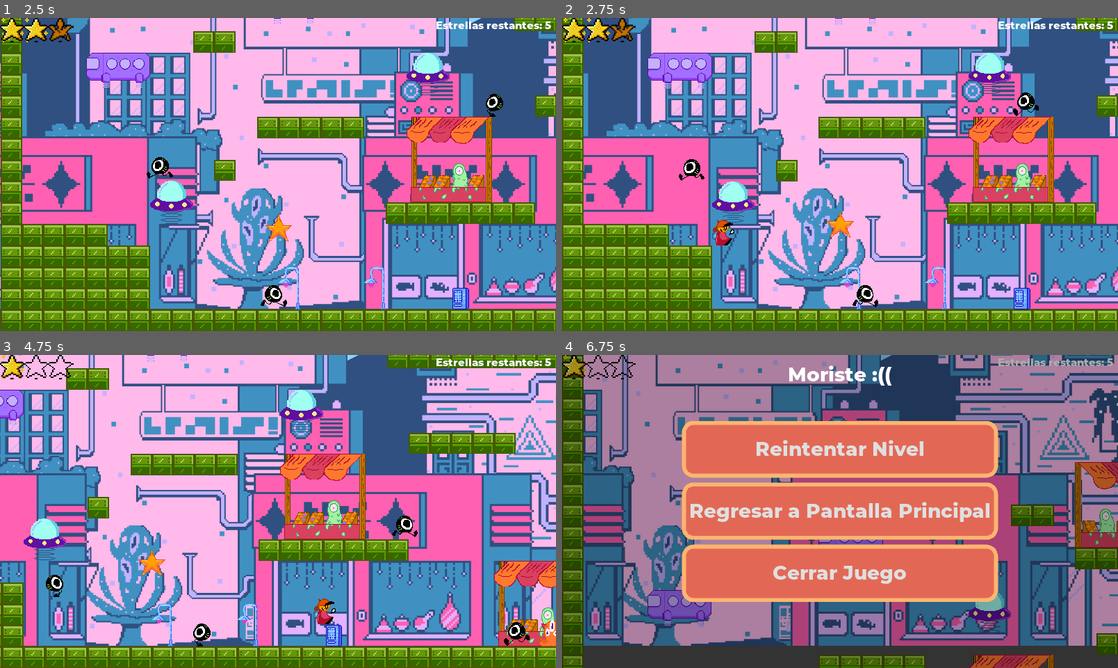
Above: before the commit, frames 1-4 (two rows, left to right).
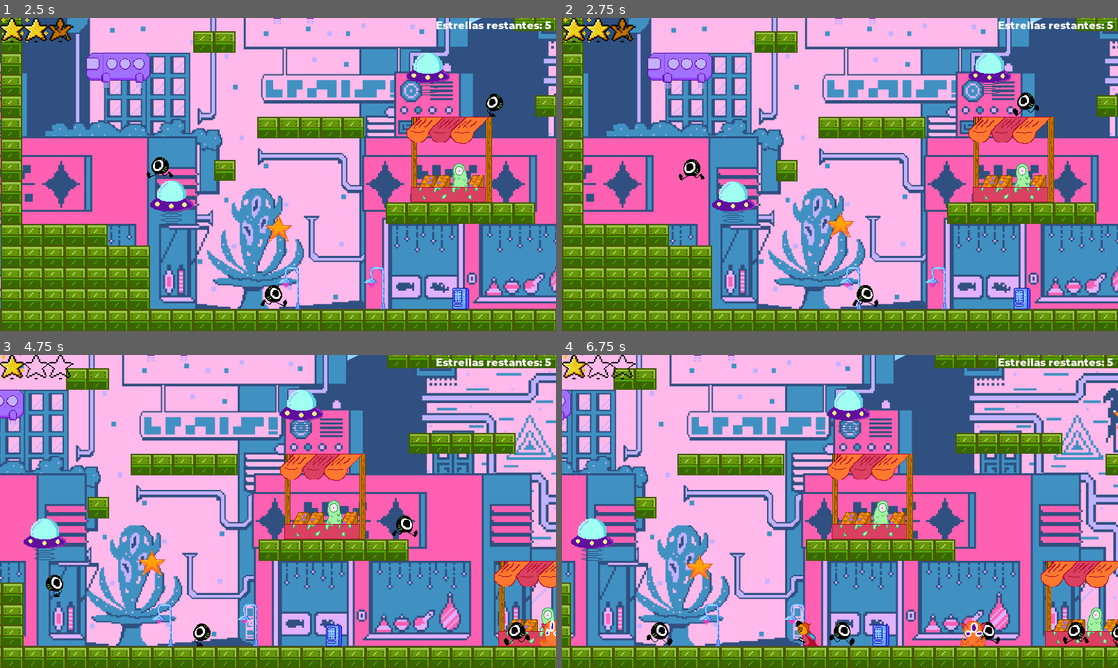
Above: after the commit, the same moments.

Repository: Six-Moons/GGJ21
Game: Godot game, scene res://src/Levels/Vale 2.tscn
Two runs of this game, one before a commit and one after it. Both use one fixed random seed, a clock stepped at 60 frames per second and the inputs below. This scene is started directly instead of the project's main scene.
Inputs:
- Up to frame 1 (2.5 s): tap Enter (pause) at 0.5 s; hold D (move_right) 0.53-1.25 s; tap W (jump) at 0.77, 2.27 s; click "Reintentar Nivel" at 1.25 s; hold D (move_right) from 2.03 s (still down)
- Up to frame 2 (2.75 s): keep holding D (move_right)
- Up to frame 3 (4.75 s): release D (move_right) at 2.78 s; hold A (move_left) 2.78-3.53 s; hold D (move_right) from 3.53 s (still down); tap W (jump) at 3.77, 4.52 s
- Up to frame 4 (6.75 s): release D (move_right) at 5.03 s; hold A (move_left) 5.03-5.78 s; tap W (jump) at 5.27 s; hold D (move_right) 5.78-6.53 s; hold A (move_left) from 6.53 s (still down)

Frame 1 is identical in both runs. In frame 2, 0.2% of the frame differs, in the area x 27-31%, y 64-73%; in frame 3, 0.2%; in frame 4, 98%, in the area x 0-100%, y 0-100%.

Commit message:
Player Hurt animation impproved

Diff:
--- a/assets/ui_theme.tres
+++ b/assets/ui_theme.tres
@@ -3,7 +3,6 @@
 [ext_resource path="res://assets/font_default.tres" type="DynamicFont" id=1]
 [ext_resource path="res://assets/toldo/theme/button_normal.tres" type="StyleBox" id=2]
 [ext_resource path="res://assets/toldo/theme/button_pressed.tres" type="StyleBox" id=3]
-
 
 [resource]
 default_font = ExtResource( 1 )
--- a/src/Actors/Player.gd
+++ b/src/Actors/Player.gd
@@ -3,8 +3,9 @@
 signal hit
 
 export var stomp_impulse: = 600.0
-export var lives := 2
+export var lives := 3
 var hurt := false
+var curr_animation = "Idle"
 
 func _ready():
 	speed = Vector2(365, 730)
@@ -14,13 +15,14 @@
 	_velocity = calculate_stomp_velocity(_velocity, stomp_impulse)
 
 func _on_EnemyDetector_body_entered(body: PhysicsBody2D) -> void:
-	if !body.is_dead():
-		emit_signal("hit", lives)
+	if !body.is_dead() and !hurt:
+		$AnimationPlayer.play("Hurt")
 		if lives > 0:
 			lives -= 1
 			hurt = true
 		else:
 			die()
+		emit_signal("hit", lives)
 
 func _physics_process(delta: float) -> void:
 	var is_jump_interrupted: = Input.is_action_just_released("jump") and _velocity.y < 0.0
@@ -31,24 +33,23 @@
 	_velocity = move_and_slide_with_snap(
 		_velocity, snap, FLOOR_NORMAL, true
 	)
-	if hurt:
-		$AnimationPlayer.play("Hurt_right")
-		hurt = false
-	elif is_on_floor():
+
+	if is_on_floor():
 		if direction.x != 0:
 			if direction.x < 0:
 				$Sprite.set_flip_h( true )
 			else:
 				$Sprite.set_flip_h( false )
-
-			$AnimationPlayer.play("Run_right")
+			curr_animation = "Run"
 		else:
-			$AnimationPlayer.play("Idle_right")
+			curr_animation = "Idle"
 	else:
 		if _velocity.y < 0:
-			$AnimationPlayer.play("Jump_right")
+			curr_animation = "Jump"
 		else:
-			$AnimationPlayer.play("Fall")
+			curr_animation = "Fall"
+	if !hurt:
+		$AnimationPlayer.play(curr_animation)
 
 func get_direction() -> Vector2:
 	return Vector2(
@@ -70,12 +71,15 @@
 		velocity.y = 0.0
 	return velocity
 
-
 func calculate_stomp_velocity(linear_velocity: Vector2, stomp_impulse: float) -> Vector2:
 	var stomp_jump: = -speed.y if Input.is_action_pressed("jump") else -stomp_impulse
 	return Vector2(linear_velocity.x, stomp_jump)
 
-
 func die() -> void:
 	PlayerData.deaths += 1
 	queue_free()
+
+func _on_AnimationPlayer_animation_finished(anim_name):
+	if anim_name == "Hurt":
+		hurt = false
+	pass # Replace with function body.
--- a/src/Actors/Player.tscn
+++ b/src/Actors/Player.tscn
@@ -31,6 +31,7 @@
 }
 
 [sub_resource type="Animation" id=5]
+resource_name = "Hurt"
 length = 0.6
 tracks/0/type = "value"
 tracks/0/path = NodePath("Sprite:frame")
@@ -39,13 +40,26 @@
 tracks/0/imported = false
 tracks/0/enabled = true
 tracks/0/keys = {
+"times": PoolRealArray( 0.3 ),
+"transitions": PoolRealArray( 1 ),
+"update": 1,
+"values": [ 0 ]
+}
+tracks/1/type = "value"
+tracks/1/path = NodePath("Sprite:visible")
+tracks/1/interp = 1
+tracks/1/loop_wrap = true
+tracks/1/imported = false
+tracks/1/enabled = true
+tracks/1/keys = {
 "times": PoolRealArray( 0, 0.1, 0.2, 0.3, 0.4, 0.5 ),
 "transitions": PoolRealArray( 1, 1, 1, 1, 1, 1 ),
 "update": 1,
-"values": [ 1, 0, 1, 0, 1, 0 ]
+"values": [ false, true, false, true, false, true ]
 }
 
 [sub_resource type="Animation" id=6]
+resource_name = "Idle"
 length = 0.6
 loop = true
 tracks/0/type = "value"
@@ -62,6 +76,7 @@
 }
 
 [sub_resource type="Animation" id=7]
+resource_name = "Jump"
 length = 0.6
 loop = true
 tracks/0/type = "value"
@@ -78,6 +93,7 @@
 }
 
 [sub_resource type="Animation" id=8]
+resource_name = "Run"
 length = 0.6
 loop = true
 tracks/0/type = "value"
@@ -120,7 +136,7 @@
 offset = Vector2( 0, -20 )
 vframes = 5
 hframes = 3
-frame = 1
+frame = 4
 
 [node name="LightOccluder2D" type="LightOccluder2D" parent="Sprite"]
 position = Vector2( 2, -20 )
@@ -147,11 +163,13 @@
 shape = SubResource( 3 )
 
 [node name="AnimationPlayer" type="AnimationPlayer" parent="."]
-autoplay = "Idle_right"
+autoplay = "Idle"
+method_call_mode = 1
 anims/Fall = SubResource( 4 )
-anims/Hurt_right = SubResource( 5 )
-anims/Idle_right = SubResource( 6 )
-anims/Jump_right = SubResource( 7 )
-anims/Run_right = SubResource( 8 )
+anims/Hurt = SubResource( 5 )
+anims/Idle = SubResource( 6 )
+anims/Jump = SubResource( 7 )
+anims/Run = SubResource( 8 )
 [connection signal="body_entered" from="EnemyDetector" to="." method="_on_EnemyDetector_body_entered"]
 [connection signal="area_entered" from="StompDetector" to="." method="_on_StompDetector_area_entered"]
+[connection signal="animation_finished" from="AnimationPlayer" to="." method="_on_AnimationPlayer_animation_finished"]
--- a/src/Objects/Star.tscn
+++ b/src/Objects/Star.tscn
@@ -87,6 +87,7 @@
 }
 
 [node name="Sprite" type="Sprite" parent="."]
+position = Vector2( 0, -7 )
 texture = ExtResource( 2 )
 
 [node name="LightOccluder2D" type="LightOccluder2D" parent="Sprite"]
--- a/src/UserInterface/Buttons/QuitButton.gd
+++ b/src/UserInterface/Buttons/QuitButton.gd
@@ -1,5 +1,4 @@
 extends Button
-
 
 func _on_button_up() -> void:
 	get_tree().quit()
--- a/src/UserInterface/Buttons/RetryButton.gd
+++ b/src/UserInterface/Buttons/RetryButton.gd
@@ -1,5 +1,4 @@
 extends Button
-
 
 func _on_button_up() -> void:
 	PlayerData.stars = 5
--- a/src/UserInterface/UserInterface.gd
+++ b/src/UserInterface/UserInterface.gd
@@ -1,5 +1,4 @@
 extends Node
-
 
 onready var scene_tree: SceneTree = get_tree()
 onready var score_label: Label = $Score
@@ -11,38 +10,31 @@
 
 var paused: = false setget set_paused
 
-
 func _ready() -> void:
 	PlayerData.connect("updated", self, "update_interface")
 	PlayerData.connect("died", self, "_on_Player_died")
 	PlayerData.connect("reset", self, "_on_Player_reset")
 	update_interface()
 
-
 func _on_Player_died() -> void:
 	self.paused = true
 	title_label.text = MESSAGE_DIED
 
-
 func _on_Player_reset() -> void:
 	self.paused = false
-
 
 func _unhandled_input(event: InputEvent) -> void:
 	if event.is_action_pressed("pause") and title_label.text != MESSAGE_DIED:
 		self.paused = not self.paused
 
-
 func update_interface() -> void:
 	score_label.text = "Estrellas restantes: %s" % PlayerData.stars
-
 
 func set_paused(value: bool) -> void:
 	paused = value
 	scene_tree.paused = value
 	pause_overlay.visible = value
 
-
 func _on_Player_hit(lives):
 	$Health.set_hearts(lives)
 	pass # Replace with function body.
Not shown: 8 places in src/Screens/MainScreen.tscn that only renumber resources
